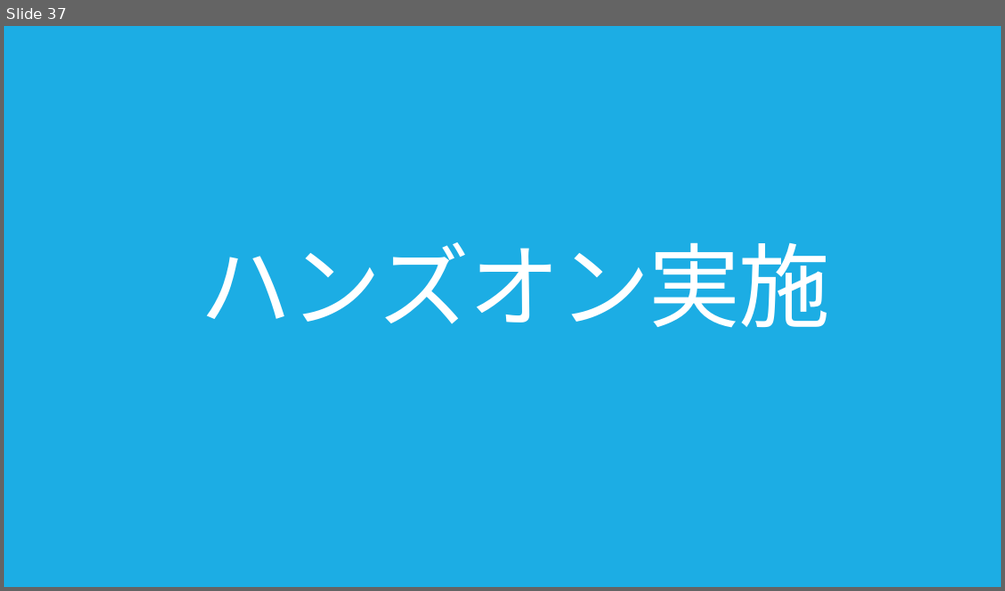
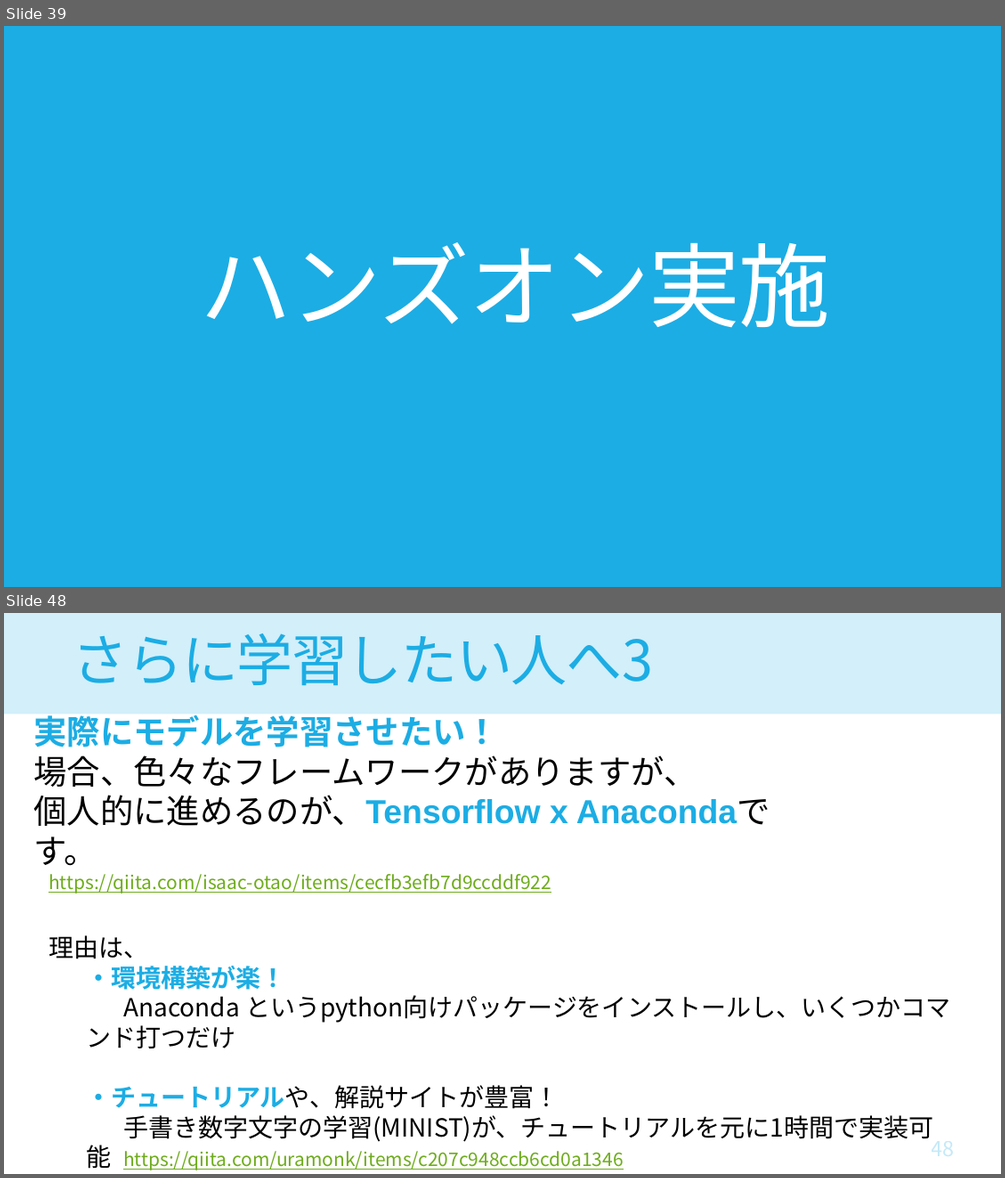
Before and after one commit to houkiboshiComet/Object-Detector-Hands-On, a slide deck: doc/CV_DNN_Hands-On2.pptx. Shown one above the other, each under a label of ours: slide 37 before the commit, slides 39 and 48 after it; the slides between them are not shown. The pictures are 1005x591 and 1005x1178 pixels, drawn with LibreOffice and Linux fonts; fonts in the diff are those of the drawing. Boxes give left, top, right and bottom in pixels: in the first picture for what was removed or moved away, otherwise in the second. Text is boxed around its words. In the diff, an @@ line names an element or a change of style, - is before the commit and + after.

```diff
--- a/doc/CV_DNN_Hands-On2.pptx
+++ b/doc/CV_DNN_Hands-On2.pptx
@@ slide 48 added at (x1=4, y1=613, x2=1001, y2=1174), background #FFFFFF @@
@@ rectangle added at (x1=4, y1=613, x2=1001, y2=714), fill #D2EFFA @@
@@ title added at (x1=73, y1=633, x2=653, y2=686), 54 pt, text #1CADE4 @@
+さらに学習したい人へ3
@@ text added at (x1=33, y1=710, x2=696, y2=866), 32 pt, text #1CADE4, bold @@
+実際にモデルを学習させたい！
+場合、色々なフレームワークがありますが、
+個人的に進めるのが、Tensorflow x Anacondaです。
@@ text added at (x1=48, y1=874, x2=551, y2=893), 18 pt, text #6EAC1C, underline @@
+https://qiita.com/isaac-otao/items/cecfb3efb7d9ccddf922
@@ text added at (x1=48, y1=935, x2=950, y2=1142), 24 pt, text #000000 @@
+理由は、
+  ・環境構築が楽！
+  Anaconda というpython向けパッケージをインストールし、いくつかコマンド打つだけ
+  ・チュートリアルや、解説サイトが豊富！
+  手書き数字文字の学習(MINIST)が、チュートリアルを元に1時間で実装可能 https://qiita.com/uramonk/items/c207c948ccb6cd0a1346
@@ what was slide 37 is now slide 39 @@
```
Also in this commit, not shown: 7 slides changed, 9 other slides added, 30 slides removed, 2 other files.
